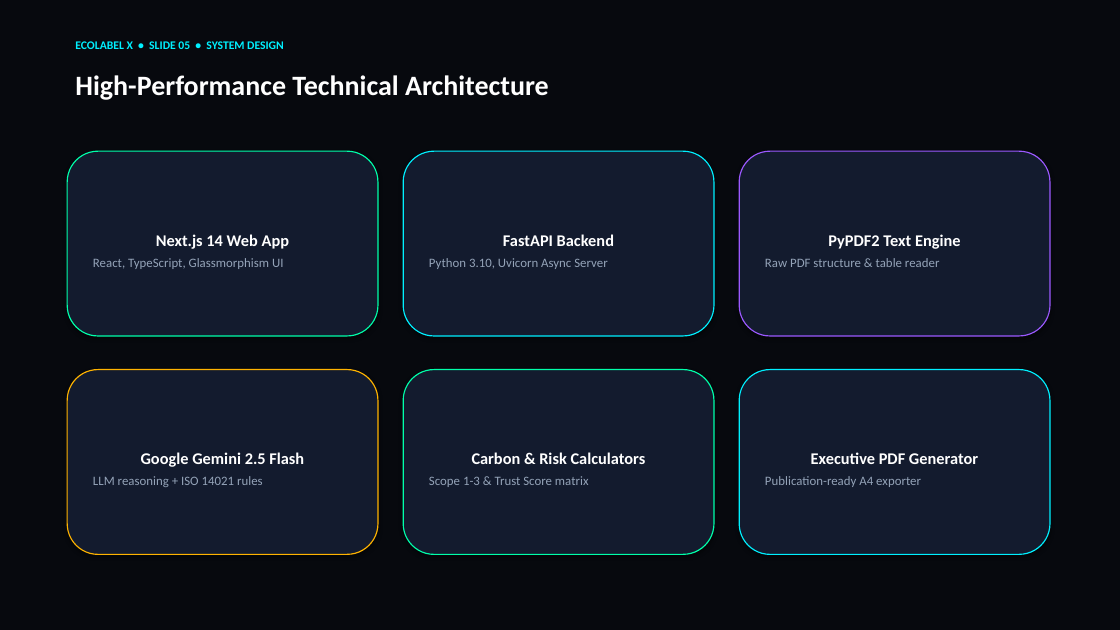
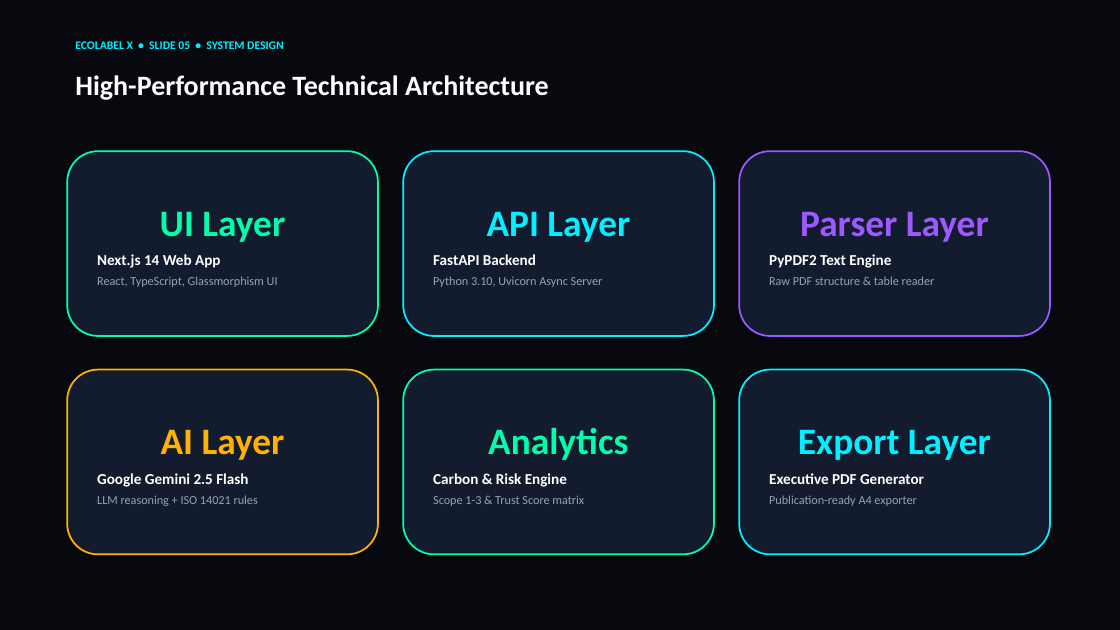
Before and after one commit to mohamedidhris777/eco-label, a slide deck: slide 5 of EcoLabel_X_Hackathon_Presentation.pptx. Drawn at 1120x630 pixels with LibreOffice and Linux fonts; fonts in the diff are those of the drawing. Boxes give left, top, right and bottom in pixels: in the first picture for what was removed or moved away, otherwise in the second. Text is boxed around its words. In the diff, an @@ line names an element or a change of style, - is before the commit and + after.

```diff
--- a/EcoLabel_X_Hackathon_Presentation.pptx
+++ b/EcoLabel_X_Hackathon_Presentation.pptx
@@ rounded rectangle "UI Layer" at [67, 151, 378, 336]: outline #00FFAA 1 pt to #00FFAA 1.5 pt @@
@@ rounded rectangle "API Layer" at [403, 151, 714, 336]: outline #00F0FF 1 pt to #00F0FF 1.5 pt @@
@@ rounded rectangle "Parser Layer" at [739, 151, 1050, 336]: outline #9B59FF 1 pt to #9B59FF 1.5 pt @@
@@ text in rounded rectangle at [160, 211, 285, 242]: paragraph added @@
+UI Layer
@@ text in rounded rectangle at [487, 211, 630, 242]: paragraph added @@
+API Layer
@@ text in rounded rectangle at [800, 211, 989, 242]: paragraph added @@
+Parser Layer
@@ text in rounded rectangle at [97, 254, 278, 287]: size 14 to 13 pt in "Next.js 14 Web App"; size 11 to 10.5 pt in "React, TypeScript, Glassmorphism UI"; alignment centre to left; more space between paragraphs @@
@@ text in rounded rectangle at [433, 254, 603, 287]: size 14 to 13 pt in "FastAPI Backend"; size 11 to 10.5 pt in "Python 3.10, Uvicorn Async Server"; alignment centre to left; more space between paragraphs @@
@@ text in rounded rectangle at [769, 254, 935, 285]: size 14 to 13 pt in "PyPDF2 Text Engine"; size 11 to 10.5 pt in "Raw PDF structure & table reader"; alignment centre to left; more space between paragraphs @@
@@ rounded rectangle "AI Layer" at [67, 370, 378, 555]: outline #FFB300 1 pt to #FFB300 1.5 pt @@
@@ rounded rectangle "Analytics" at [403, 370, 714, 555]: outline #00FFAA 1 pt to #00FFAA 1.5 pt @@
@@ rounded rectangle "Export Layer" at [739, 370, 1050, 555]: outline #00F0FF 1 pt to #00F0FF 1.5 pt @@
@@ text in rounded rectangle at [161, 429, 285, 460]: paragraph added @@
+AI Layer
@@ text in rounded rectangle at [433, 427, 628, 487]: text changed; size 14 to 13 pt @@
-Carbon & Risk Calculators
+Analytics
+Carbon & Risk Engine
@@ text in rounded rectangle at [798, 429, 991, 460]: paragraph added @@
+Export Layer
@@ text in rounded rectangle at [97, 473, 258, 506]: size 14 to 13 pt in "Google Gemini 2.5 Flash"; size 11 to 10.5 pt in "LLM reasoning + ISO 14021 rules"; alignment centre to left; more space between paragraphs @@
@@ text in rounded rectangle at [769, 473, 924, 506]: size 14 to 13 pt in "Executive PDF Generator"; size 11 to 10.5 pt in "Publication-ready A4 exporter"; alignment centre to left; more space between paragraphs @@
@@ text in rounded rectangle at [433, 495, 584, 506]: size 11 to 10.5 pt in "Scope 1-3 & Trust Score matrix" @@
```
Also in this commit, not shown: 24 other slides changed, 2 other files.
